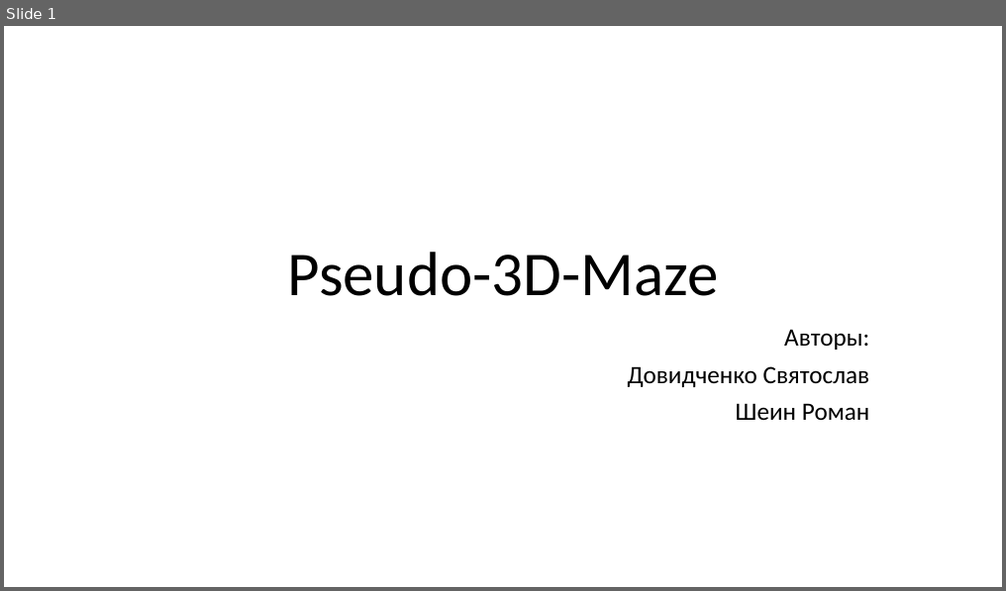
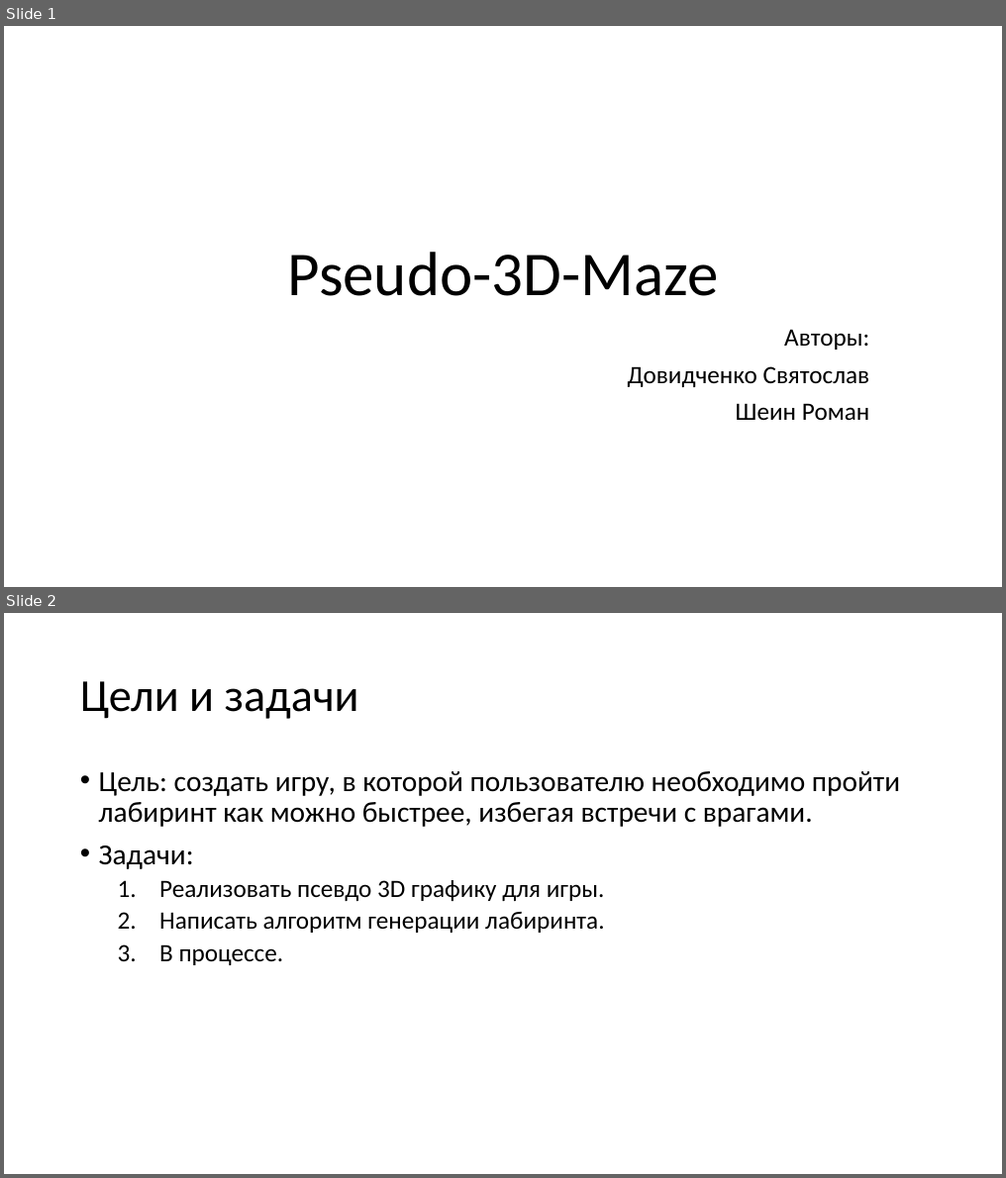
Before and after one commit to DertyuGameDev/Pseudo-3D-Maze-YAL, a slide deck: Pseudo-3D-Maze-YAL.pptx. Shown one above the other, each under a label of ours: slide 1 before the commit, slides 1 and 2 after it. The pictures are 1006x591 and 1006x1178 pixels, drawn with LibreOffice and Linux fonts; fonts in the diff are those of the drawing. Boxes give left, top, right and bottom in pixels: in the first picture for what was removed or moved away, otherwise in the second. Text is boxed around its words. In the diff, an @@ line names an element or a change of style, - is before the commit and + after.

Commit message:
# 2.1 update presentation

```diff
--- a/Pseudo-3D-Maze-YAL.pptx
+++ b/Pseudo-3D-Maze-YAL.pptx
@@ slide 2 added at box(4, 613, 1002, 1174), background #FFFFFF @@
@@ title added at box(80, 681, 359, 719), 44 pt, text #000000 @@
+Цели и задачи
@@ text added at box(99, 771, 900, 965), 28 pt, text #000000 @@
+• Цель: создать игру, в которой пользователю необходимо пройти лабиринт как можно быстрее, избегая встречи с врагами.
+• Задачи:
+  1. Реализовать псевдо 3D графику для игры.
+  2. Написать алгоритм генерации лабиринта.
+  3. В процессе.
```
Also in this commit, not shown: 3 other slides added.
